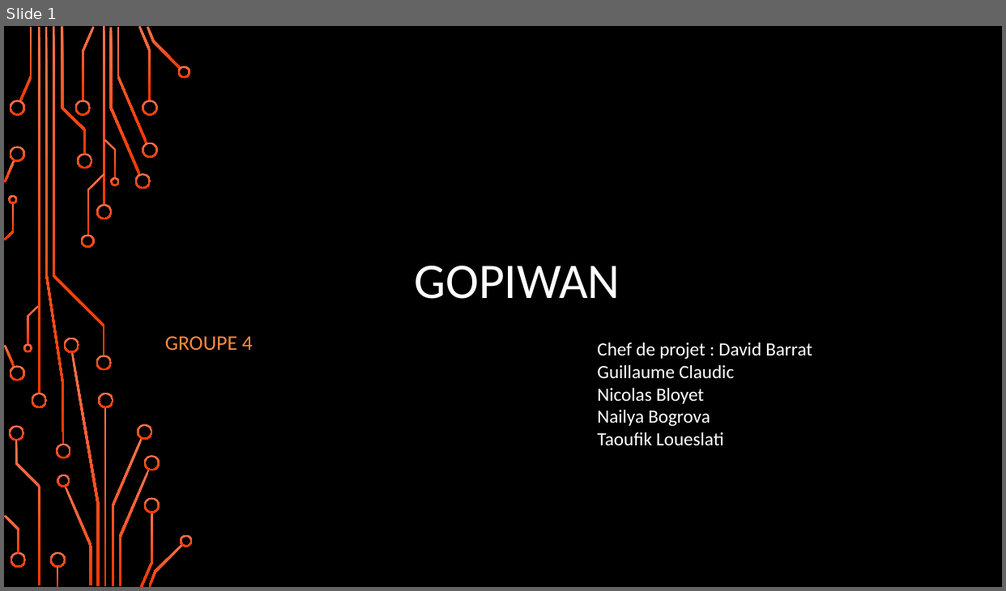
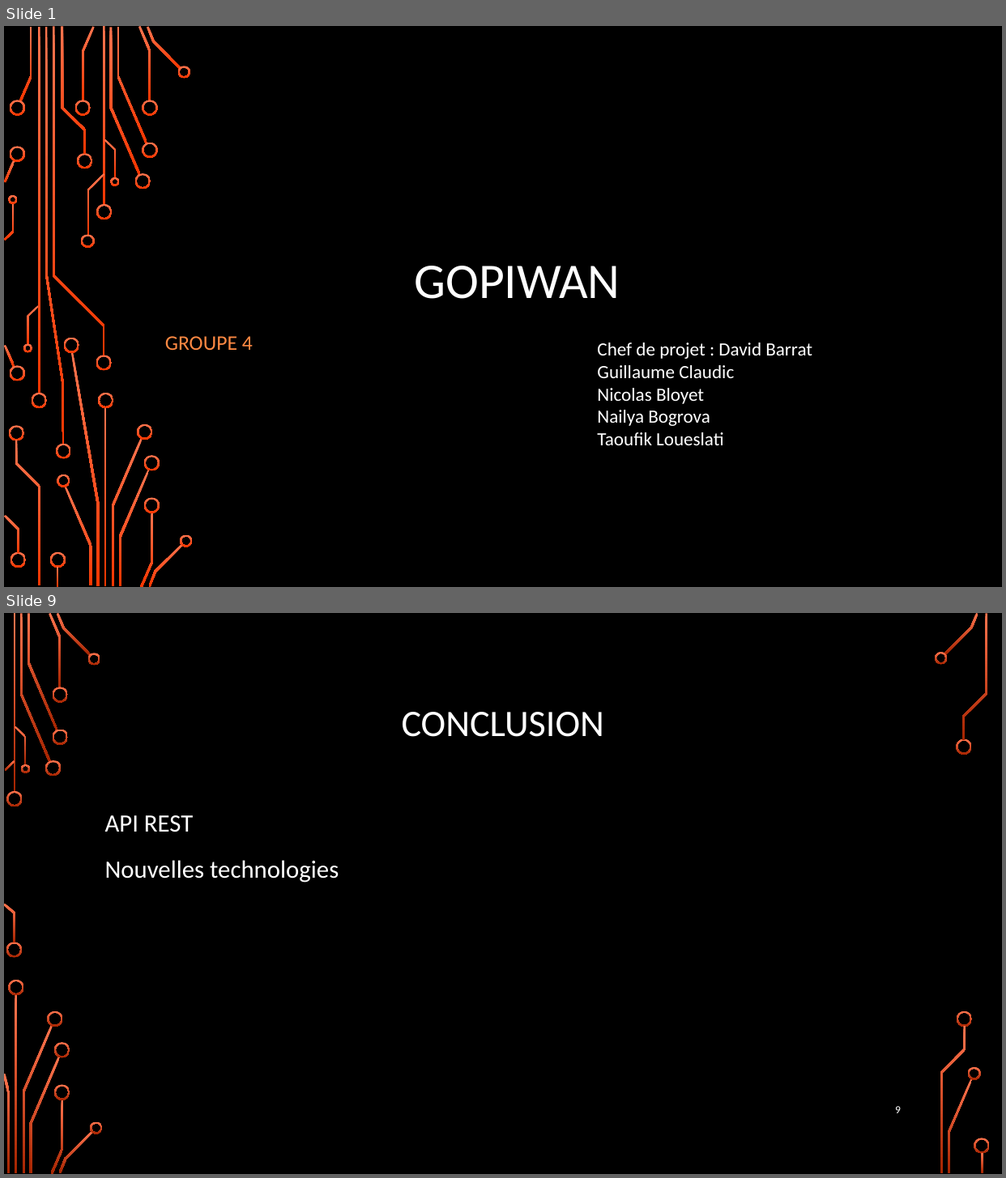
Before and after one commit to zipang29/gopiwan, a slide deck: Documents/diaporama_soutenance.pptx. Shown one above the other, each under a label of ours: slide 1 before the commit, slides 1 and 9 after it; the slides between them are not shown. The pictures are 1006x591 and 1006x1178 pixels, drawn with LibreOffice and Linux fonts; fonts in the diff are those of the drawing; background and template pictures are left out. Boxes give left, top, right and bottom in pixels: in the first picture for what was removed or moved away, otherwise in the second. Text is boxed around its words. In the diff, an @@ line names an element or a change of style, - is before the commit and + after.

```diff
--- a/Documents/diaporama_soutenance.pptx
+++ b/Documents/diaporama_soutenance.pptx
@@ slide 9 added at (4,613,1002,1174), background picture (left out) @@
@@ title added at (402,712,604,737), 36 pt, text #FFFFFF @@
+CONCLUSION
@@ text added at (105,815,339,883), 24 pt, text #FFFFFF @@
+API REST
+Nouvelles technologies
@@ page number added at (895,1106,901,1114), 10.5 pt, text #FFFFFF @@
+9
@@ group added at (4,613,990,1174): 33 freeform shapes, 3 rectangles @@
```
Also in this commit, not shown: 6 slides changed, 1 other slide added, 1 slide removed.
